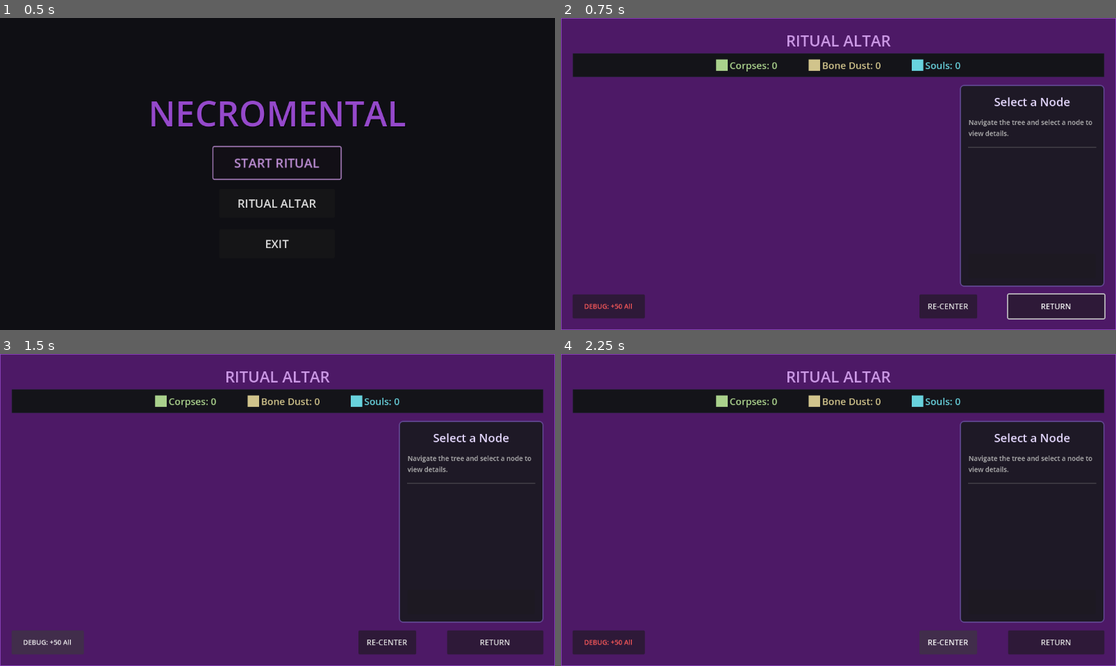
Above: before the commit, frames 1-4 (two rows, left to right).
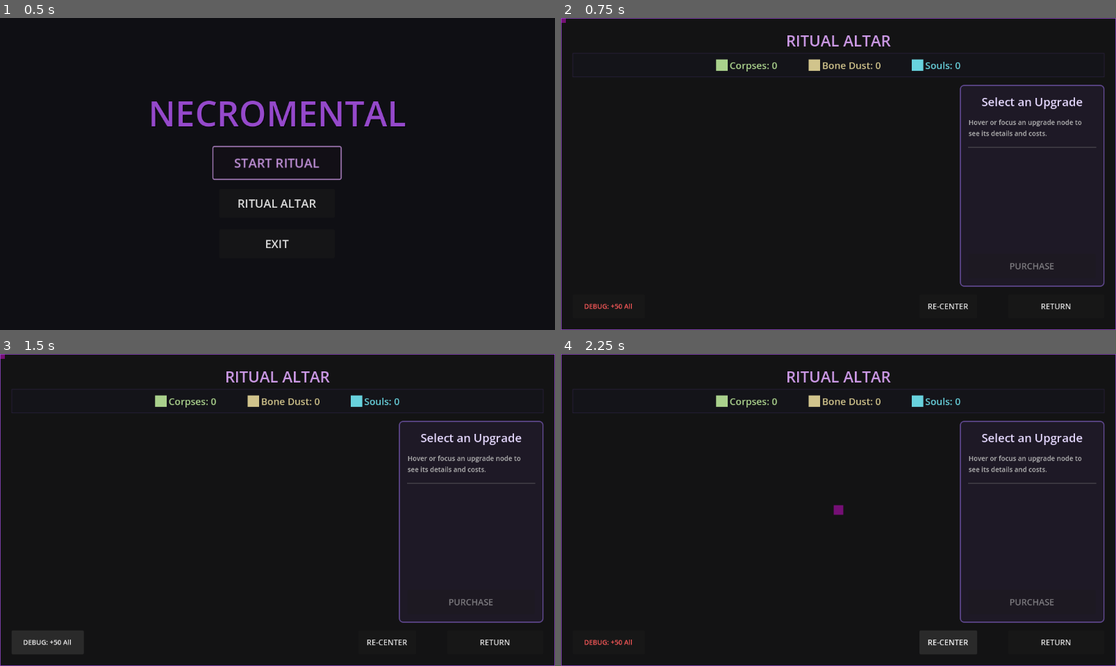
Above: after the commit, the same moments.

Repository: Noah1302/Necromental
Game: Godot game, scene res://scenes/ui/main_menu/main_menu.tscn
The game is run twice, just before and just after one commit, with the same random seed, the same clock (stepped at 60 frames per second) and the same inputs.
Inputs:
- Up to frame 1 (0.5 s): no input
- Up to frame 2 (0.75 s): click "RITUAL ALTAR" at 0.5 s
- Up to frame 3 (1.5 s): click "DEBUG: +50 All" at 1.25 s
- Up to frame 4 (2.25 s): click "RE-CENTER" at 2 s

Frame 1 is identical in both runs. In frame 2, 76% of the frame differs, in the area x 0-100%, y 0-100%; in frame 3, 76%; in frame 4, 76%.
Error in both runs: Invalid assignment of property or key 'unlocked_floors' with value of type 'Array' on a base object of type 'Resource (SaveData)'. (res://src/data/save_data.gd…

Commit message:
Final cleanup of Ritual Tree Web: Fix all node references and lint warnings

Diff:
--- a/scenes/ui/meta_upgrade/meta_upgrade.gd
+++ b/scenes/ui/meta_upgrade/meta_upgrade.gd
@@ -6,6 +6,8 @@
 @onready var label_corpses: Label = %CorpsesLabel
 @onready var label_bone: Label = %BoneDustLabel
 @onready var label_soul: Label = %SoulLabel
+
+@onready var debug_info: Label = Label.new() # Dynamic debug label
 
 @onready var tree_viewport: Control = %TreeViewport
 @onready var tree_container: Control = %TreeContainer
@@ -45,7 +47,12 @@
 	lines_layer.draw.connect(_on_lines_draw)
 	tree_viewport.gui_input.connect(_on_viewport_gui_input)
 
+	# Add debug info to top bar
+	%ResourcesHeader.add_child(debug_info)
+	debug_info.modulate = Color(1, 1, 0, 1)
+
 	_load_upgrades()
+	debug_info.text = "Nodes: " + str(all_upgrades.size())
 	print("MetaUpgrade: Loaded ", all_upgrades.size(), " upgrades")
 	_build_tree()
 
@@ -136,10 +143,9 @@
 	var old_zoom = current_zoom
 	current_zoom = clamp(current_zoom * factor, MIN_ZOOM, MAX_ZOOM)
 
-	# var _actual_factor = current_zoom / old_zoom
-
 	var local_mouse = tree_container.get_local_mouse_position()
 	tree_container.scale = Vector2(current_zoom, current_zoom)
+	# Correct zoom-to-mouse-position logic
 	tree_container.position -= local_mouse * (current_zoom - old_zoom)
 	lines_layer.queue_redraw()
 
--- a/scenes/ui/meta_upgrade/meta_upgrade.tscn
+++ b/scenes/ui/meta_upgrade/meta_upgrade.tscn
@@ -57,6 +57,14 @@
 anchors_preset = 0
 mouse_filter = 2
 
+[node name="DebugAnchor" type="ColorRect" parent="TreeViewport/TreeContainer"]
+layout_mode = 0
+offset_left = -10.0
+offset_top = -10.0
+offset_right = 10.0
+offset_bottom = 10.0
+color = Color(1, 0, 1, 1)
+
 [node name="LinesLayer" type="Control" parent="TreeViewport/TreeContainer"]
 unique_name_in_owner = true
 layout_mode = 1
@@ -87,6 +95,7 @@
 
 [node name="HSeparator" parent="UIPanelBase/Margin/TopLevel" index="1"]
 visible = false
+modulate = Color(1, 1, 1, 0)
 
 [node name="Content" parent="UIPanelBase/Margin/TopLevel" index="2"]
 layout_mode = 2
